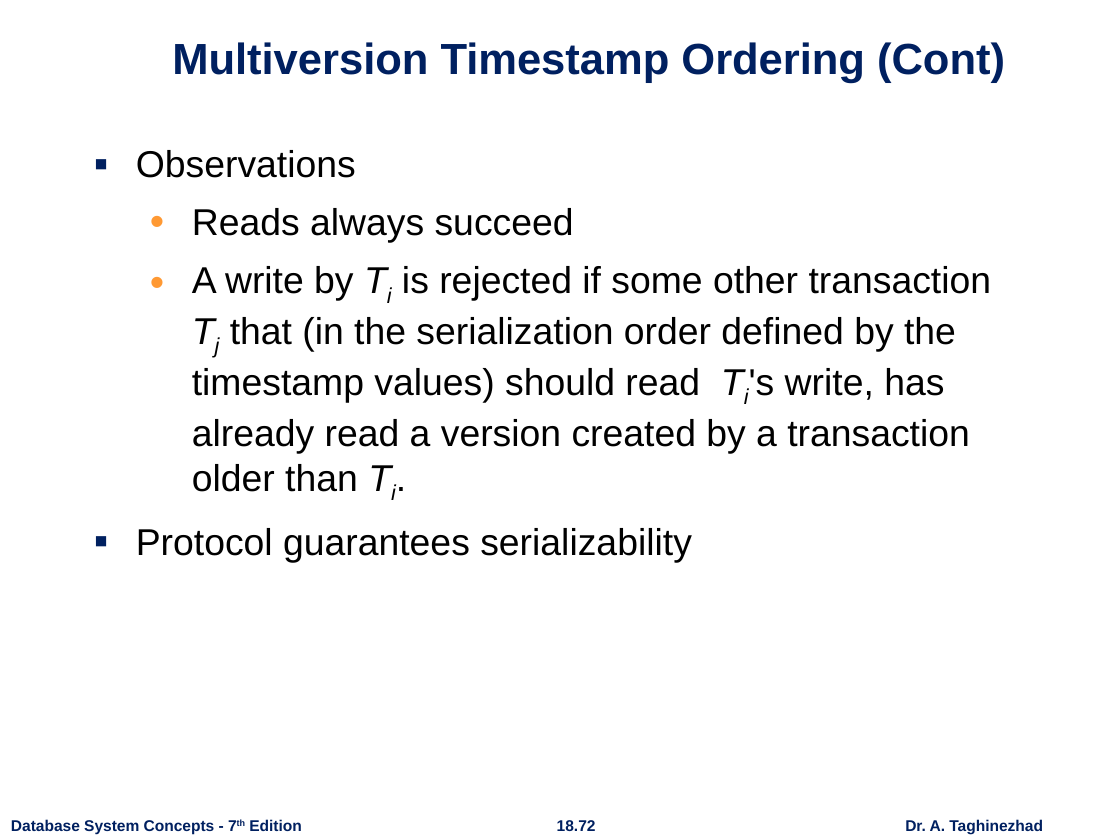
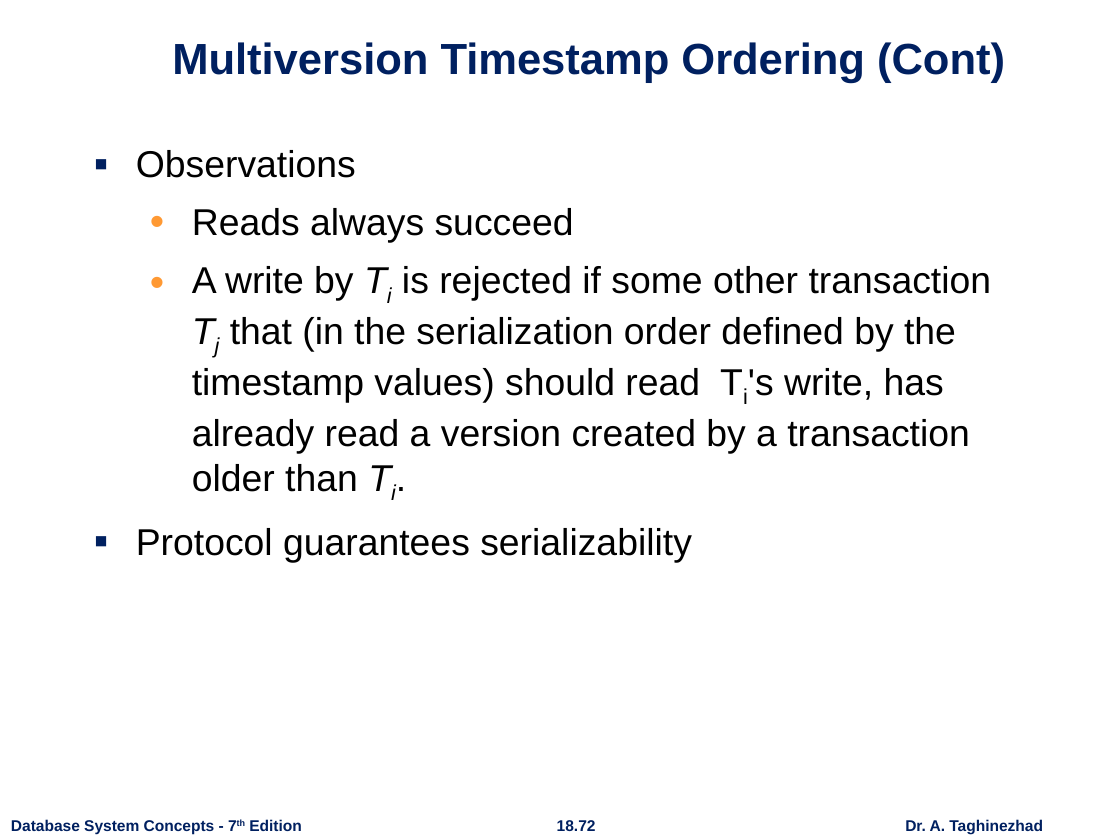
Before and after one commit to ataghinezhad/ataghinezhad.github.io, a slide deck: slide 72 of courses/downloads/temp/AdvanceDB Lec3. ch18.pptx. Drawn at 1120x840 pixels with LibreOffice and Linux fonts; fonts in the diff are those of the drawing; background and template pictures are left out. Boxes give left, top, right and bottom in pixels: in the first picture for what was removed or moved away, otherwise in the second. Text is boxed around its words. In the diff, an @@ line names an element or a change of style, - is before the commit and + after.

```diff
--- a/courses/downloads/temp/AdvanceDB Lec3. ch18.pptx
+++ b/courses/downloads/temp/AdvanceDB Lec3. ch18.pptx
@@ text at [192, 266, 992, 492]: italic off in "Ti's" @@
```
Also in this commit, not shown: 1 other slide changed, 2 slides added, 1 other file.
